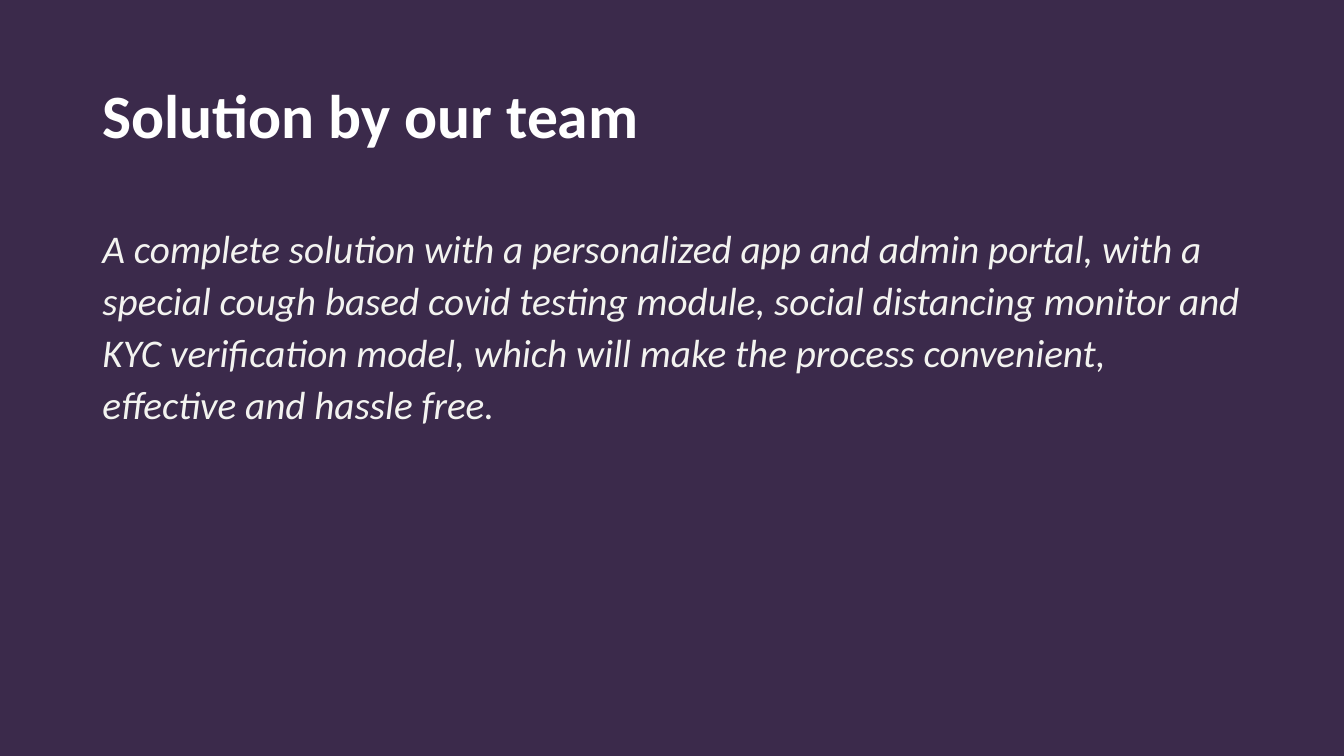
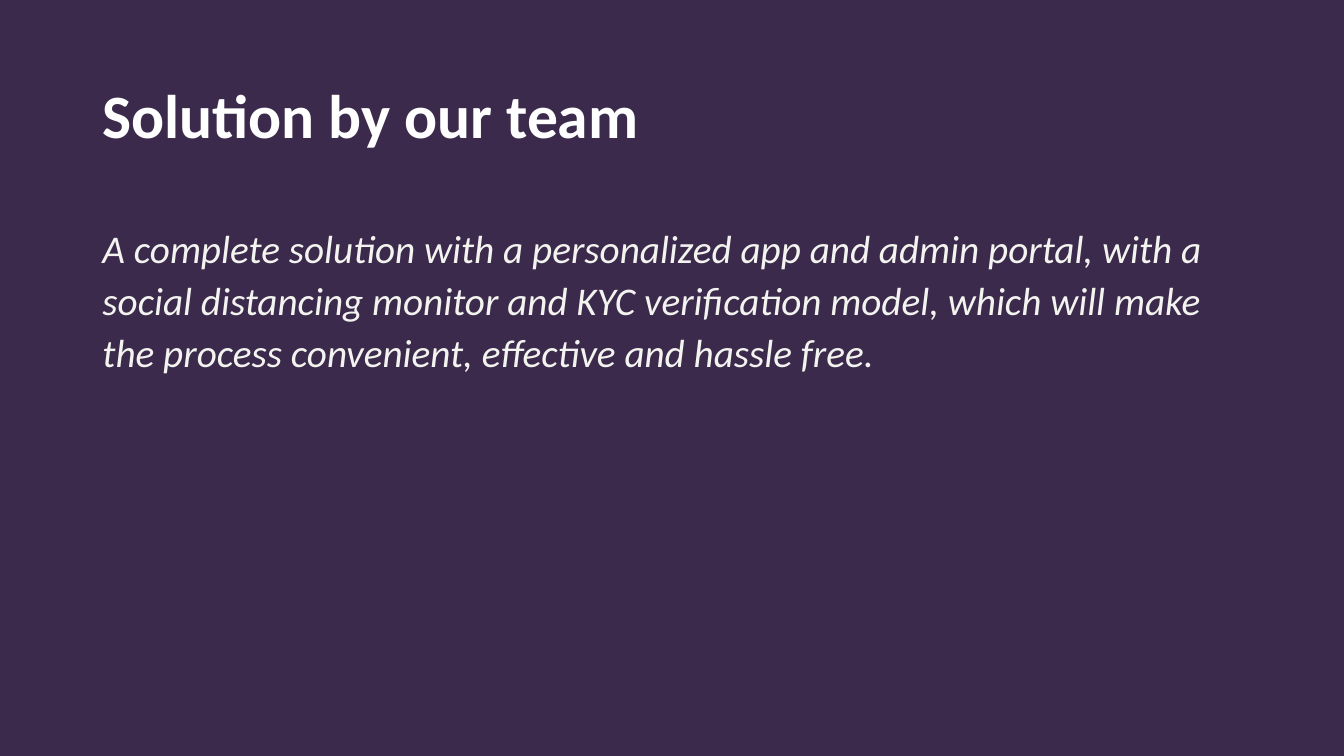
Before and after one commit to sahil9001/Hack-A-Sol_NEXA, a slide deck: slide 3 of HackASol - Sanjeevani PPT.pptx. Drawn at 1344x756 pixels with LibreOffice and Linux fonts; fonts in the diff are those of the drawing; background and template pictures are left out. Boxes give left, top, right and bottom in pixels: in the first picture for what was removed or moved away, otherwise in the second. Text is boxed around its words. In the diff, an @@ line names an element or a change of style, - is before the commit and + after.

```diff
--- a/HackASol - Sanjeevani PPT.pptx
+++ b/HackASol - Sanjeevani PPT.pptx
@@ text at [102, 235, 1201, 374]: text changed @@
-A complete solution with a personalized app and admin portal, with a special cough based covid testing module, social distancing monitor and KYC verification model, which will make the process convenient, effective and hassle free.
+A complete solution with a personalized app and admin portal, with a social distancing monitor and KYC verification model, which will make the process convenient, effective and hassle free.
```
Also in this commit, not shown: 7 other slides changed, 1 slide added, 4 slides removed, 13 other files.
